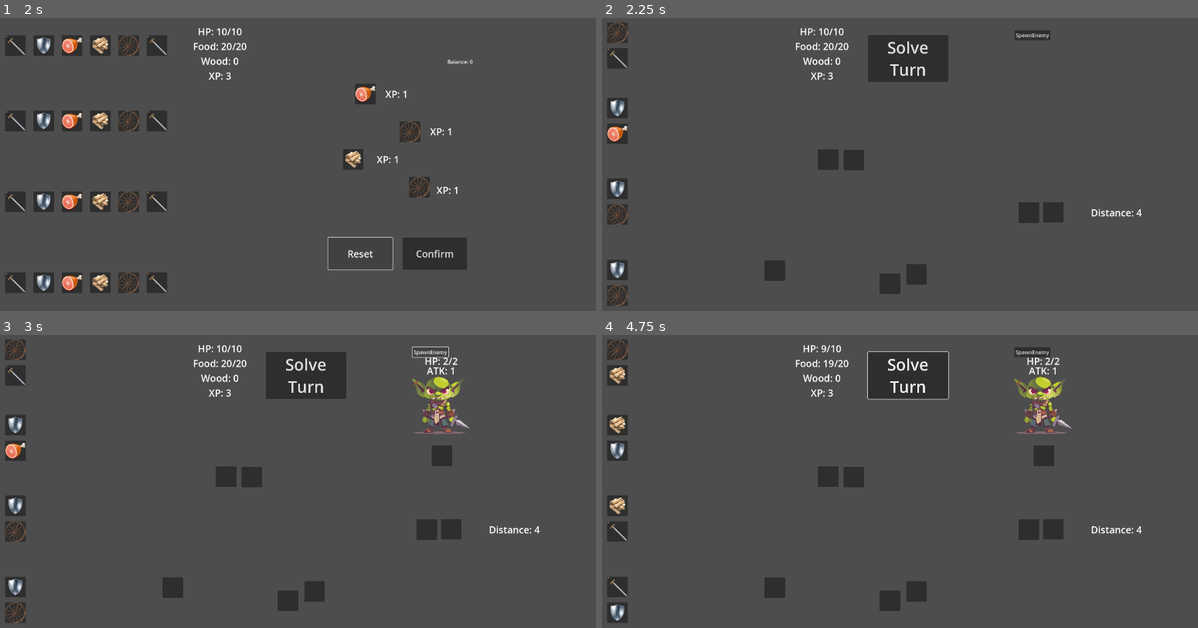
Above: before the commit, frames 1-4 (two rows, left to right).
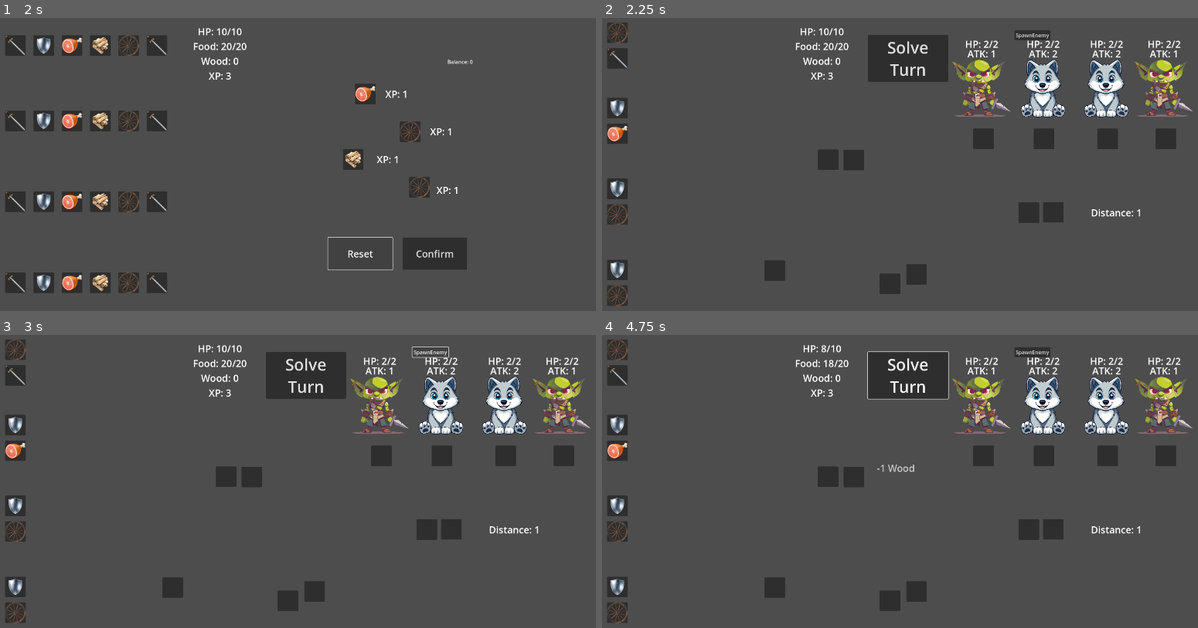
Above: after the commit, the same moments.

Repository: Sugo98/godot-77
Game: Godot game, scene res://game_logic/game_manager.tscn
Same seed, same stepped clock (60 frames per second), same inputs: the game is played once before the commit and once after it.
Inputs:
- Up to frame 1 (2 s): click "START GAME" at 0.5 s; click "Reset" at 1.25 s
- Up to frame 2 (2.25 s): click "Confirm" at 2 s
- Up to frame 3 (3 s): click "SpawnEnemy" at 2.75 s
- Up to frame 4 (4.75 s): click "Solve Turn" at 3.5 s; click "SpawnEnemy" at 4.25 s

Frame 1 is identical in both runs. In frame 2, 5.1% of the frame differs, in the area x 58-100%, y 7-68%; in frame 3, 5.0%; in frame 4, 5.9%, in the area x 0-100%, y 3-99%.

Commit message:
Add special Enemies Mechanics

Diff:
--- a/enemies logic/enemy.gd
+++ b/enemies logic/enemy.gd
@@ -11,6 +11,7 @@
 var hp : int
 var turn_atk: int
 var stun: bool
+var shield : int
 var is_alive: bool = true
 
 func init(d: EnemyData) -> void:
@@ -25,6 +26,7 @@
 
 func reset_stats():
 	turn_atk = data.attack
+	shield = data.shield
 	stun = false
 
 func update_label():
@@ -32,6 +34,9 @@
 	attack_label.text = "ATK: " + str(data.attack)
 
 func inflict_damage(damage) -> bool: #return true if the enemy is killed
+	while( shield and damage):
+		shield -= 1
+		damage -= 1
 	red_flash()
 	hp -= damage
 	update_label()
--- a/game_logic/basic_level_logic.gd
+++ b/game_logic/basic_level_logic.gd
@@ -1,6 +1,9 @@
 class_name LevelLogic extends Node
 
 var game_manager : GameManager
+
+var bridge_discounted_cost = Global.bridge_discount_repair_cost
+var bridge_cost = Global.bridge_repair_cost
 
 @onready var enemy_slots_container : Control = $EnemyZone/EnemySlots
 @onready var enemy_pivots_container: Node2D = $EnemyZone/EnemyPivots
@@ -38,6 +41,7 @@
 func _ready() -> void:
 	fill_array()
 	show_slots()
+	spawn_initial_enemy()
 	decrase_road(0) #update road label
 	blocker.hide()
 
@@ -73,7 +77,7 @@
 	return array
 
 func debug_spawn_enemy():
-	spawn_enemy()
+	spawn_random_enemy()
 
 func solve_turn():
 	blocker.show()
@@ -86,6 +90,8 @@
 	await update_danger()
 	reset_turn()
 	blocker.hide()
+	if road <= 0:
+		next_level()
 
 func solve_hunger():
 	heroes_manager.eat(1)
@@ -96,7 +102,8 @@
 		if slot.get_child_count() == 0:
 			continue
 		var face : DiceFace = slot.get_child(0)
-		var x = face.data.wood + face.data.jolly
+		var x = face.data.wood + face.data.jolly + data.mod_wood
+		if x < 0 : x = 0
 		Utils.create_text_feedback("+" + str(x) +" Wood", slot.global_position)
 		face.hide()
 		heroes_manager.increase_wood(x)
@@ -107,7 +114,8 @@
 		if slot.get_child_count() == 0:
 			continue
 		var face : DiceFace = slot.get_child(0)
-		var x = face.data.food + face.data.jolly
+		var x = face.data.food + face.data.jolly + data.mod_food
+		if x < 0 : x = 0
 		Utils.create_text_feedback("+" + str(x) +" Food", slot.global_position)
 		face.hide()
 		heroes_manager.increase_food(x)
@@ -122,7 +130,11 @@
 			var x = face.data.shield + face.data.jolly
 			Utils.create_text_feedback("+" + str(x) +" Shield", slot.global_position)
 			heroes_manager.increase_shield(x)
-			heroes_manager.increase_spikes(face.data.spikes)
+			var y = face.data.spikes
+			if y:
+				heroes_manager.increase_spikes(y)
+				if x: await  wait_time(0.3)
+				Utils.create_text_feedback("+" + str(y) +" Spikes", slot.global_position)
 		if face.data.wheel:
 			face.hide()
 			heroes_manager.repair(face.data.wheel, face.data.wood_discount, slot.global_position)
@@ -144,36 +156,58 @@
 			if dmg:
 				heroes_manager.suffer_damage(dmg)
 			check_spikes(enemy)
+			if enemy.is_alive:
+				await enemy_steal(enemy)
 		await wait_time(basic_wait_time)
 	for slot in active_enemies:
 		active_enemies[slot].reset_stats()
 
 func solve_road_slots():
+	var obstacle = data.road_obstacle
 	for slot:DiceSlot in road_slots:
 		if slot.get_child_count() == 0:
 			continue
 		var face : DiceFace = slot.get_child(0)
 		var x = face.data.wheel + face.data.jolly
-		Utils.create_text_feedback("-" + str(x) +" Distance", slot.global_position)
+
+		var is_wood_enough : bool = true
+		if data.broken_bridge:
+			var c = bridge_discounted_cost if face.data.wood_discount else bridge_cost
+			is_wood_enough = heroes_manager.can_repair_bridge(c, slot.global_position)
+			await wait_time(0.25)
+
+		if is_wood_enough:
+			while( obstacle and x):
+				obstacle -= 1
+				x -= 1
+			Utils.create_text_feedback("-" + str(x) +" Distance", slot.global_position)
+			decrase_road(x)
+
 		face.hide()
-		decrase_road(x)
+		print("Face Hide")
 		await wait_time(basic_wait_time)
 
 func decrase_road(x):
 	road -= x
 	road_label.text = "Distance: " + str(road)
-	if road <= 0:
-		next_level()
 
 func next_level():
 	game_manager.go_to_next_level()
 
 func reset_turn():
+	print("Reset Turn")
 	heroes_manager.reset_turn()
 
-func spawn_enemy():
+func spawn_random_enemy():
 	var enemy_data = Utils.random_pick( data.enemy , data.enemy_probability )
-	var new_enemy = enemy_scene.instantiate()
+	spawn_enemy(enemy_data)
+
+func spawn_initial_enemy():
+	for enemy_data in data.initial_enemy:
+		spawn_enemy(enemy_data)
+
+func spawn_enemy(enemy_data : EnemyData):
+	var new_enemy : Enemy = enemy_scene.instantiate()
 	new_enemy.init(enemy_data)
 	for i in range( enemy_pivots.size() ):
 		var pivot : Marker2D = enemy_pivots[i]
@@ -199,7 +233,7 @@
 	var spawn := false
 	while danger >= danger_threshold:
 		danger -= danger_threshold
-		spawn_enemy()
+		spawn_random_enemy()
 		spawn = true
 	if spawn == true:
 		danger_threshold -= data.danger_shrink
@@ -271,3 +305,14 @@
 		return
 	if enemy.inflict_damage(spikes):
 		kill_enemy(enemy)
+
+func enemy_steal(enemy : Enemy):
+	var x = enemy.data.steal_food
+	if x:
+		heroes_manager.increase_food(-x)
+		Utils.create_text_feedback("-" + str(x) +" Food", heroes_manager.caravan_position)
+		await wait_time(0.3)
+	x = enemy.data.steal_wood
+	if x:
+		heroes_manager.increase_wood(-x)
+		Utils.create_text_feedback("-" + str(x) +" Wood", heroes_manager.caravan_position)
--- a/game_logic/global_script.gd
+++ b/game_logic/global_script.gd
@@ -9,3 +9,8 @@
 	"res://resources/dice_faces/wood.tres",
 	"res://resources/dice_faces/wheel.tres",
 ]
+
+const caravan_repair_cost : int = 3
+const caravan_discount_repair_cost : int = 2
+const bridge_repair_cost : int = 3
+const bridge_discount_repair_cost : int = 2
--- a/game_logic/hero_party_manager.gd
+++ b/game_logic/hero_party_manager.gd
@@ -7,6 +7,9 @@
 @export var heroes_container : Node
 @export var repair_cost : int
 @export var repair_discounted_cost : int
+
+@onready var caravan_position : Vector2 = $CaravanPosition.global_position
+
 
 var heroes: Array[Dice]
 var health : int
@@ -101,3 +104,12 @@
 	Utils.create_text_feedback("-" + str(c) +" Wood", pos)
 	await get_tree().create_timer(0.3).timeout
 	Utils.create_text_feedback("+" + str(x) +" HP", pos)
+
+func can_repair_bridge(cost : int, pos) -> bool:
+	if wood < cost:
+		Utils.create_text_feedback("Not Enough Wood", pos)
+		return false
+	else:
+		Utils.create_text_feedback("-" + str(cost) +" Wood", pos)
+		wood -= cost
+		return true
--- a/game_logic/heroes_party.tscn
+++ b/game_logic/heroes_party.tscn
@@ -49,3 +49,6 @@
 offset_right = 64.0
 offset_bottom = 987.0
 character_class = 4
+
+[node name="CaravanPosition" type="Marker2D" parent="."]
+position = Vector2(929, 559)
--- a/merchant/merchant.gd
+++ b/merchant/merchant.gd
@@ -45,11 +45,13 @@
 	game_manager.go_to_next_level()
 
 func face_leaves(id):
-	if shopping_is_ended:
+	if not selling_faces[id]:
 		return
 	balance += selling_faces[id].data.xp_cost
 	update_balance()
 
 func update_balance():
+	if not confirm_button:
+		return
 	confirm_button.disabled = balance > heroes_manager.xp
 	balance_label.text = "Balance: " + str(balance)
--- a/resources/dice_faces/sword.tres
+++ b/resources/dice_faces/sword.tres
@@ -10,7 +10,7 @@
 texture = ExtResource("2_ptka7")
 character_class = 0
 xp_cost = 1
-sword = 1
+sword = 2
 shield = 0
 food = 0
 wood = 0
@@ -18,7 +18,7 @@
 fire_ball = 0
 smoke = 0
 jolly = 0
+spikes = 0
 stun = false
 wall_ice = false
 wood_discount = false
-special_effect = Callable()
--- a/resources/enemies/enemies_data.gd
+++ b/resources/enemies/enemies_data.gd
@@ -10,3 +10,9 @@
 @export var max_hp : int
 @export var attack : int
 @export var xp_value : int
+
+@export_category("Special Values")
+
+@export var steal_food : int
+@export var steal_wood : int
+@export var shield : int
--- a/resources/enemies/goblin.tres
+++ b/resources/enemies/goblin.tres
@@ -11,3 +11,6 @@
 max_hp = 2
 attack = 1
 xp_value = 2
+steal_food = 0
+steal_wood = 0
+shield = 1
--- a/resources/enemies/wolf.tres
+++ b/resources/enemies/wolf.tres
@@ -8,6 +8,9 @@
 name = "Wolf"
 texture = ExtResource("2_m1w2t")
 size = 0
-max_hp = 1
+max_hp = 2
 attack = 2
 xp_value = 1
+steal_food = 1
+steal_wood = 1
+shield = 0
--- a/resources/levels/forest.tres
+++ b/resources/levels/forest.tres
@@ -21,5 +21,6 @@
 wood_slots = 2
 mod_wood = 0
 mod_food = 0
+road_obstacle = 1
 broken_bridge = false
 dragon_level = false
--- a/resources/levels/level_data.gd
+++ b/resources/levels/level_data.gd
@@ -24,5 +24,6 @@
 @export_category("Modifier")
 @export var mod_wood : int
 @export var mod_food : int
+@export var road_obstacle : int
 @export var broken_bridge : bool = false
 @export var dragon_level : bool = false
--- a/resources/levels/plain.tres
+++ b/resources/levels/plain.tres
@@ -9,10 +9,10 @@
 script = ExtResource("1_7m182")
 name = ""
 description = ""
-length_of_the_road = 4
+length_of_the_road = 1
 enemy = Array[ExtResource("1_kis5l")]([ExtResource("2_wlwpd"), ExtResource("3_avcmi")])
 enemy_probability = Array[int]([5, 5])
-initial_enemy = Array[ExtResource("1_kis5l")]([])
+initial_enemy = Array[ExtResource("1_kis5l")]([ExtResource("3_avcmi"), ExtResource("3_avcmi"), ExtResource("2_wlwpd"), ExtResource("2_wlwpd")])
 base_danger = 10
 random_danger = 0
 danger_threshold = 20
@@ -20,7 +20,8 @@
 road_slots = 2
 food_slots = 2
 wood_slots = 1
-mod_wood = 0
-mod_food = 0
+mod_wood = 3
+mod_food = 1
+road_obstacle = 0
 broken_bridge = false
 dragon_level = false
